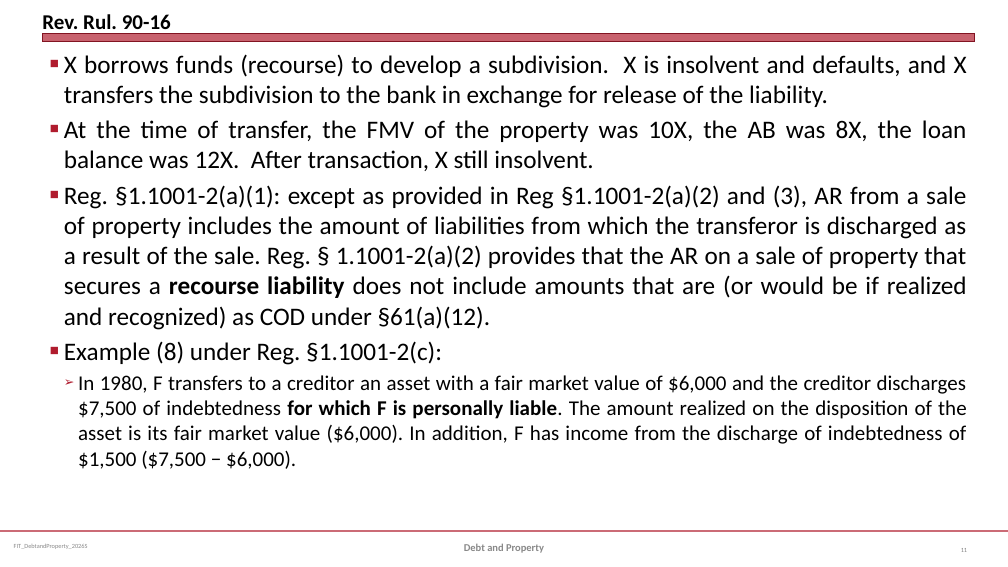
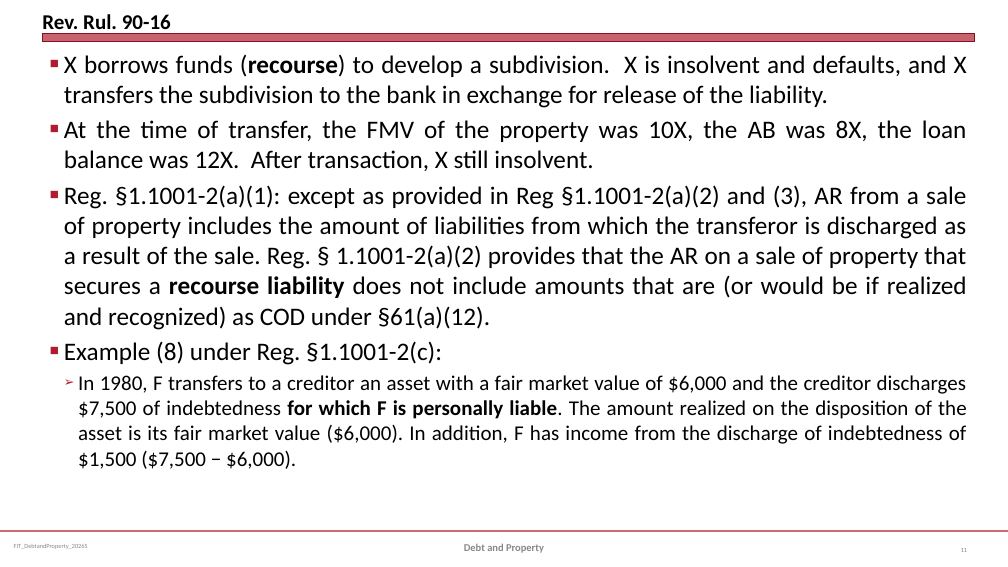
Before and after one commit to jmc877/Fed-Income-Tax, a slide deck: slide 11 of slides/FIT_DebtandProperty_2026S.pptx. Drawn at 1008x567 pixels with LibreOffice and Linux fonts; fonts in the diff are those of the drawing. Boxes give left, top, right and bottom in pixels: in the first picture for what was removed or moved away, otherwise in the second. Text is boxed around its words. In the diff, an @@ line names an element or a change of style, - is before the commit and + after.

```diff
--- a/slides/FIT_DebtandProperty_2026S.pptx
+++ b/slides/FIT_DebtandProperty_2026S.pptx
@@ text at [64,55,967,108]: bold on in "(recourse)" @@
```
Also in this commit, not shown: 1 other slide changed, 1 other file.
